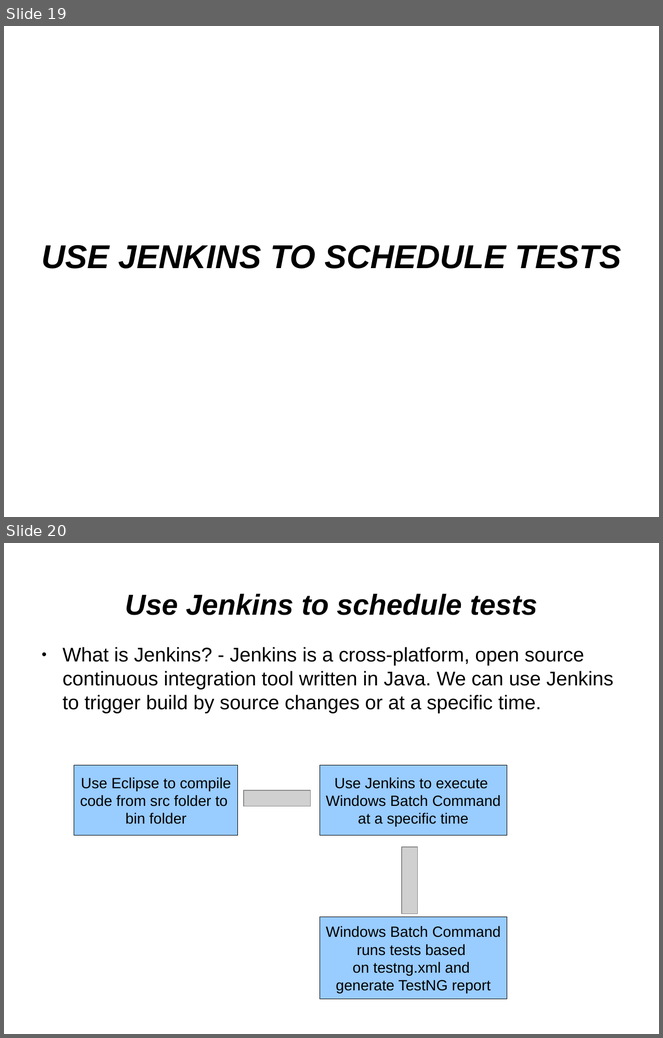
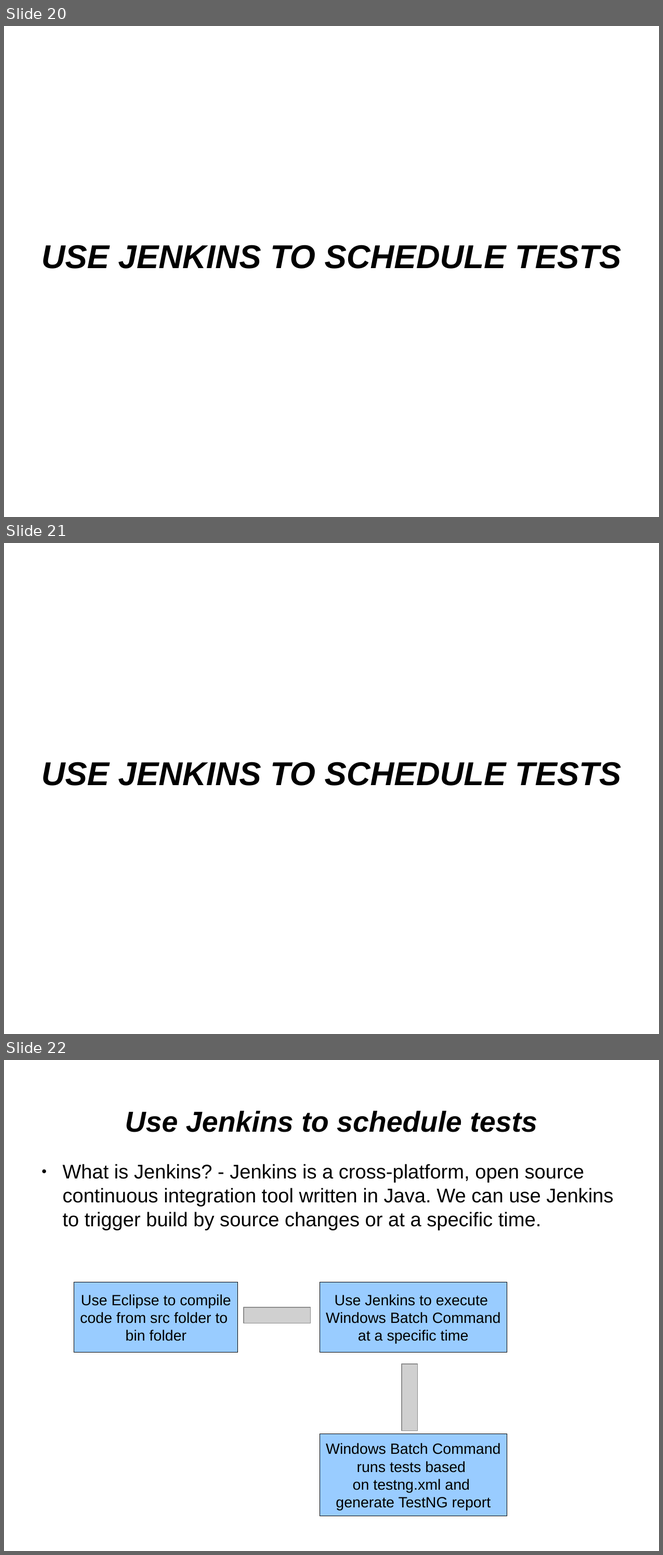
Before and after one commit to kirol/selenium, a slide deck: Selenium & Testops.odp. Shown one above the other, each under a label of ours: slides 19 and 20 before the commit, slides 20, 21 and 22 after it. The pictures are 663x1038 and 663x1555 pixels, drawn with LibreOffice and Linux fonts; fonts in the diff are those of the drawing; grey boxes stand for pictures. Boxes give left, top, right and bottom in pixels: in the first picture for what was removed or moved away, otherwise in the second. Text is boxed around its words. In the diff, an @@ line names an element or a change of style, - is before the commit and + after.

```diff
--- a/Selenium & Testops.odp
+++ b/Selenium & Testops.odp
@@ slide 21 added at [4, 543, 659, 1034], background #FFFFFF @@
@@ subtitle added at [41, 762, 621, 786], 40 pt, text #000000, bold, italic @@
+USE JENKINS TO SCHEDULE TESTS
@@ what was slide 19 is now slide 20 @@
@@ what was slide 20 is now slide 22 @@
```
Also in this commit, not shown: 1 other slide added, 2 other files.
